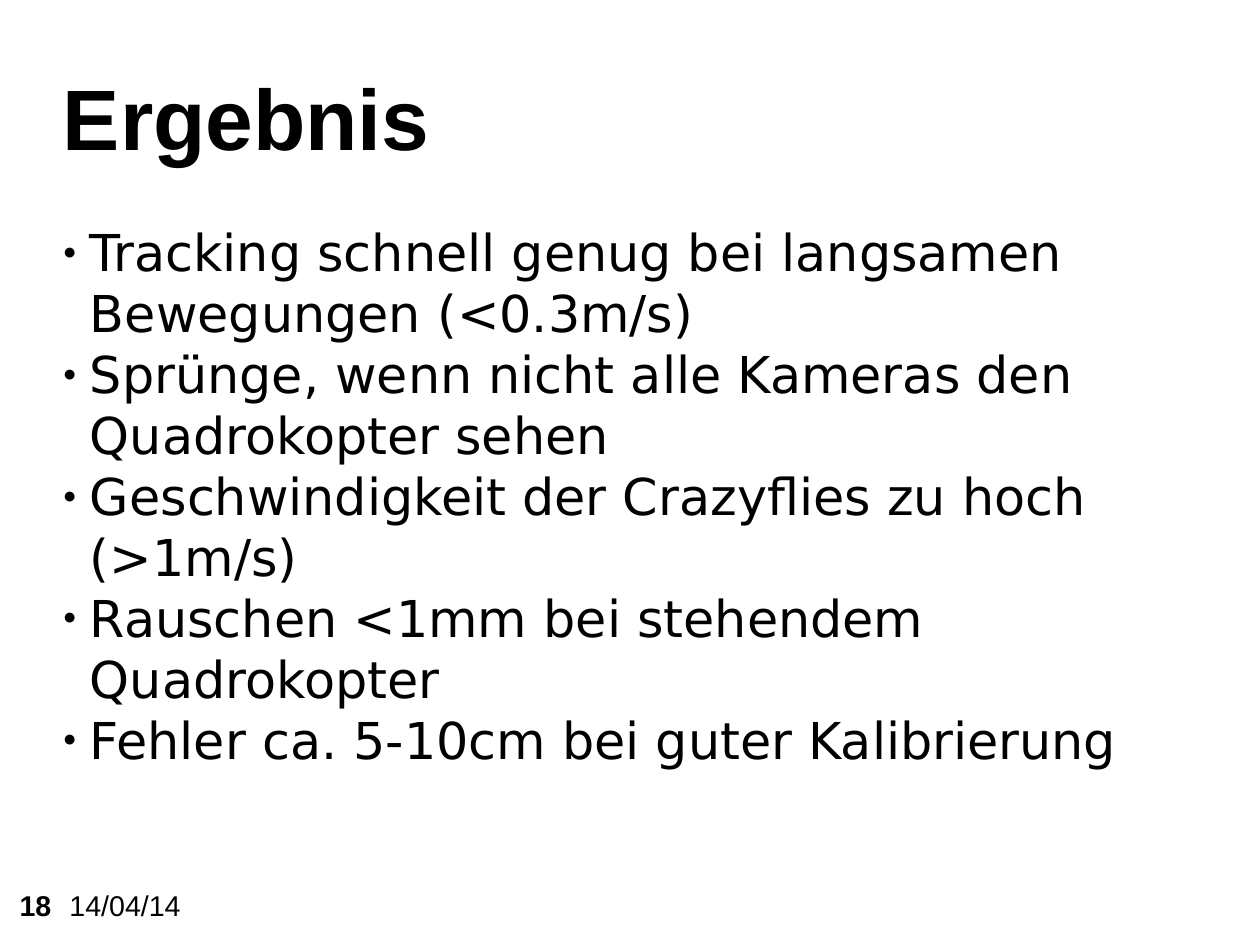
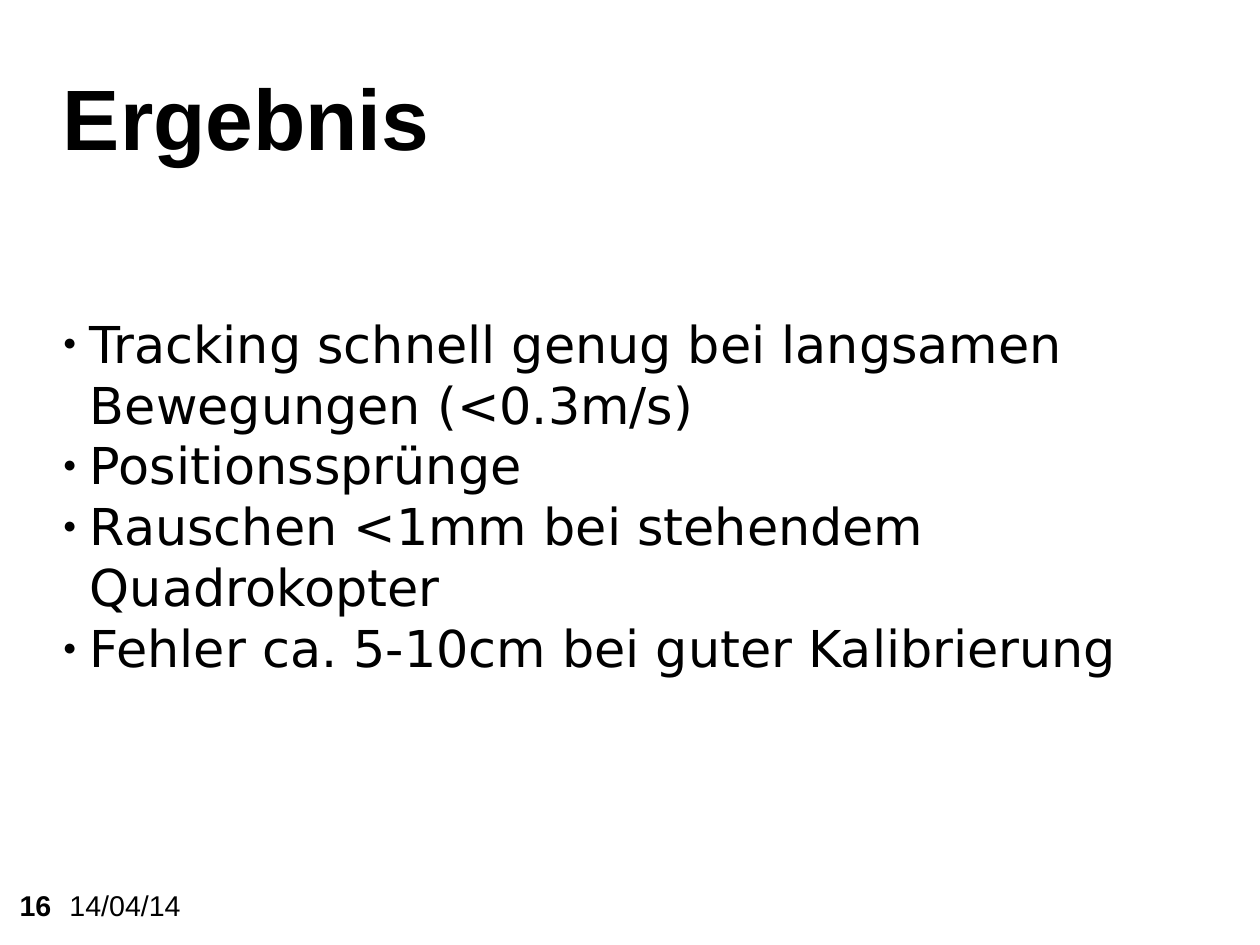
Before and after one commit to KITrokopter/Presentation, a slide deck: slide 16 of PresentationInTotal v0.1.odp (slide 18 before the commit). Drawn at 1260x945 pixels with LibreOffice and Linux fonts; fonts in the diff are those of the drawing; background and template pictures are left out. Boxes give left, top, right and bottom in pixels: in the first picture for what was removed or moved away, otherwise in the second. Text is boxed around its words. In the diff, an @@ line names an element or a change of style, - is before the commit and + after.

```diff
--- a/PresentationInTotal v0.1.odp
+++ b/PresentationInTotal v0.1.odp
@@ subtitle at [90,445,522,495]: text changed @@
-● Sprünge, wenn nicht alle Kameras den Quadrokopter sehen
-● Geschwindigkeit der Crazyflies zu hoch (>1m/s)
+● Positionssprünge
@@ page number at [20,896,52,917]: text changed @@
-18
+16
```
Also in this commit, not shown: 6 other slides changed, 2 slides removed.
